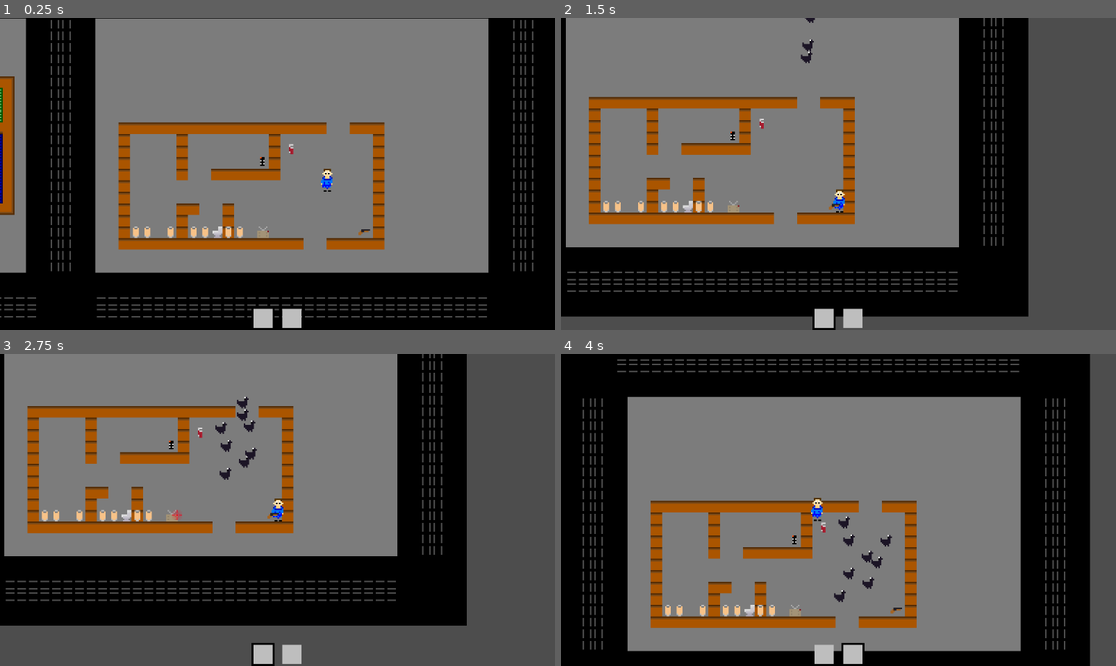
Above: before the commit, frames 1-4 (two rows, left to right).
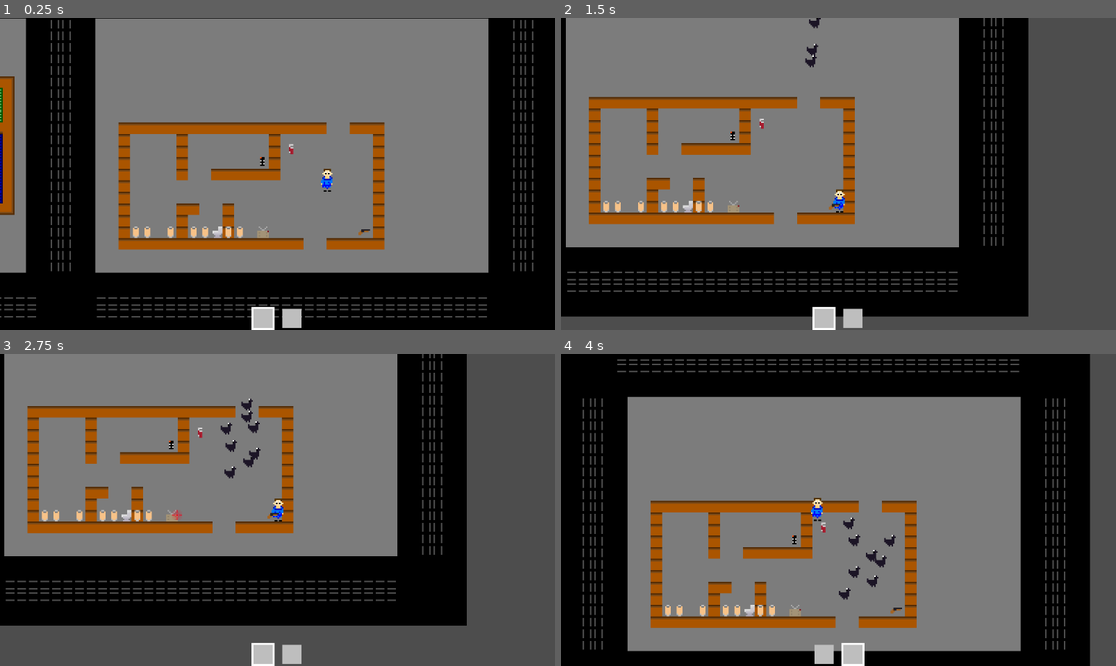
Above: after the commit, the same moments.

Repository: Miles-Miles2/MicroJam_RETRO
Game: Godot game, scene res://scenes/map.tscn
Same seed, same stepped clock (60 frames per second), same inputs: the game is played once before the commit and once after it.
Inputs (mouse positions are in pixels of both pictures, inside the frame that each line leads up to):
- Up to frame 1 (0.25 s): no input
- Up to frame 2 (1.5 s): move the mouse to (960, 158) at 0.52 s; hold D (move_right) 0.53-1.28 s; click (960, 158) at 0.6 s; move the mouse to (727, 189) at 1.27 s; hold S (move_down) from 1.28 s (still down); tap Q (drop) at 1.35 s
- Up to frame 3 (2.75 s): click (166, 525) at 1.55 s; move the mouse to (333, 441) at 2.02 s; release S (move_down) at 2.03 s; hold D (move_right) from 2.03 s (still down); tap E (interact) at 2.1 s; click (333, 441) at 2.3 s
- Up to frame 4 (4 s): move the mouse to (810, 572) at 2.77 s; release D (move_right) at 2.78 s; hold W (move_up) 2.78-3.53 s; tap 1 (invSlot1) at 2.85 s; click (810, 572) at 3.05 s; move the mouse to (1005, 556) at 3.52 s; hold A (move_left) from 3.53 s (still down); tap 2 (invSlot2) at 3.6 s; click (1005, 556) at 3.8 s

The runs differ from the first frame. In frame 1, 0.1% of the frame differs, in the area x 45-50%, y 92-100%; in frame 2, 0.3%; in frame 3, 0.6%; in frame 4, 0.6%, in the area x 49-61%, y 52-100%.

Commit message:
bird works and nice jehovah boy

Diff:
--- a/project.godot
+++ b/project.godot
@@ -24,6 +24,7 @@
 annoyance=""
 interactable=""
 killable="for npcs"
+bird="ca caw"
 
 [input]
 
--- a/scenes/bird.tscn
+++ b/scenes/bird.tscn
@@ -3,7 +3,7 @@
 [ext_resource type="Script" path="res://scripts/bird_follow.gd" id="1_ardla"]
 [ext_resource type="Texture2D" uid="uid://dww2gllxxugyc" path="res://Assets/Sprites/bird.png" id="2_gusp1"]
 
-[node name="bird" type="PathFollow2D"]
+[node name="bird" type="PathFollow2D" groups=["bird"]]
 rotates = false
 loop = false
 script = ExtResource("1_ardla")
--- a/scenes/map.tscn
+++ b/scenes/map.tscn
@@ -212,7 +212,6 @@
 offset_right = 36.0
 offset_bottom = 36.0
 scale = Vector2(1.2, 1.2)
-color = Color(0, 0, 0, 1)
 
 [node name="ColorRect" type="ColorRect" parent="CanvasLayer/Control"]
 layout_mode = 0
@@ -247,7 +246,6 @@
 offset_right = 36.0
 offset_bottom = 36.0
 scale = Vector2(1.2, 1.2)
-color = Color(0, 0, 0, 1)
 
 [node name="ColorRect" type="ColorRect" parent="CanvasLayer/Control2"]
 layout_mode = 0
@@ -263,8 +261,8 @@
 [node name="birds" parent="." groups=["annoyance"] instance=ExtResource("11_71vqq")]
 
 [node name="entry path" type="Path2D" parent="birds"]
-position = Vector2(15.3555, 0)
-scale = Vector2(1.0326, 1)
+position = Vector2(0, -1.43051e-06)
+scale = Vector2(0.999993, 0.955556)
 curve = SubResource("Curve2D_4rte0")
 
 [node name="CollisionShape2D" type="CollisionShape2D" parent="birds" groups=["birdLandable"]]
--- a/scripts/activeVar.gd
+++ b/scripts/activeVar.gd
@@ -1,3 +1,6 @@
 extends Node
 
 @export var active: bool = false
+
+func beginEvent():
+	get_parent().beginEvent()
--- a/scripts/bird_follow.gd
+++ b/scripts/bird_follow.gd
@@ -2,8 +2,9 @@
 
 var active: bool = false
 var travelingOnPath: bool = false
+var targetPos: Vector2
+var running: bool = false
 
-var targetPos: Vector2
 # Called when the node enters the scene tree for the first time.
 func _ready() -> void:
 	pass # Replace with function body.
@@ -26,8 +27,18 @@
 			var vel = (targetPos - position).normalized() * delta * 100
 			position += vel
 			if targetPos.distance_to(position) <= 5:
-				active = false
+				if running == false:
+					active = false
+				else:
+					queue_free()
 
 func enterApartment():
 	active = true
 	travelingOnPath = true
+
+func shot(shotPos: Vector2):
+	if shotPos.distance_to(global_position) < 50 and running == false:
+		await get_tree().create_timer(randf_range(0.1, 0.4)).timeout
+		active = true
+		running = true
+		targetPos = Vector2(global_position.x + randf_range(-100, 100), -200)
--- a/scripts/bird_manager.gd
+++ b/scripts/bird_manager.gd
@@ -7,6 +7,10 @@
 
 var birdScene = preload("res://scenes/bird.tscn")
 
+func _process(delta: float) -> void:
+	if get_tree().get_nodes_in_group("bird").size() <= 0:
+		$Area2D.active = false
+
 func beginEvent():
 	for i in range(8):
 		var birdClone = birdScene.instantiate()
--- a/scripts/blicky.gd
+++ b/scripts/blicky.gd
@@ -22,5 +22,6 @@
 			get_tree().root.get_child(0).add_child(instance)
 			instance.global_position = global_position
 			instance.rotation = (global_position.angle_to_point(get_global_mouse_position())) + randf_range(-0.07, 0.07)
+		get_tree().call_group("bird", "shot", global_position)
 		await get_tree().create_timer(1).timeout
 		canShoot = true
--- a/scripts/bullet.gd
+++ b/scripts/bullet.gd
@@ -1,13 +1,20 @@
 extends Sprite2D
 
+var hitTarget: bool = false
+
 func _physics_process(delta: float) -> void:
-	position += (Vector2(500, 0) * delta).rotated(rotation)
+	if hitTarget == false:
+		position += (Vector2(500, 0) * delta).rotated(rotation)
 
 
 
 
 func _on_area_2d_body_entered(body: Node2D) -> void:
 	if not body.is_in_group("player"):
-		if body.is_in_group("killable"):
+		if body.is_in_group("killable") and hitTarget == false:
+
 			body.get_parent().shot()
+		hitTarget = true
+		texture = null
+		await get_tree().create_timer(0.2).timeout
 		queue_free()
--- a/scripts/gamemanager.gd
+++ b/scripts/gamemanager.gd
@@ -15,6 +15,7 @@
 			temp += 1
 	rage_mult = temp
 	RAGE += rage_mult * .05
+	RAGE = max(0, RAGE - 1 * (delta))
 	print(RAGE)
 	if RAGE >= 1000:
 		health -= 1
Binary file added: Assets/Sprites/jehovah.ase
Binary file added: Assets/Sprites/jehovah.png
Not shown, added: Assets/Sprites/jehovah.png.import
